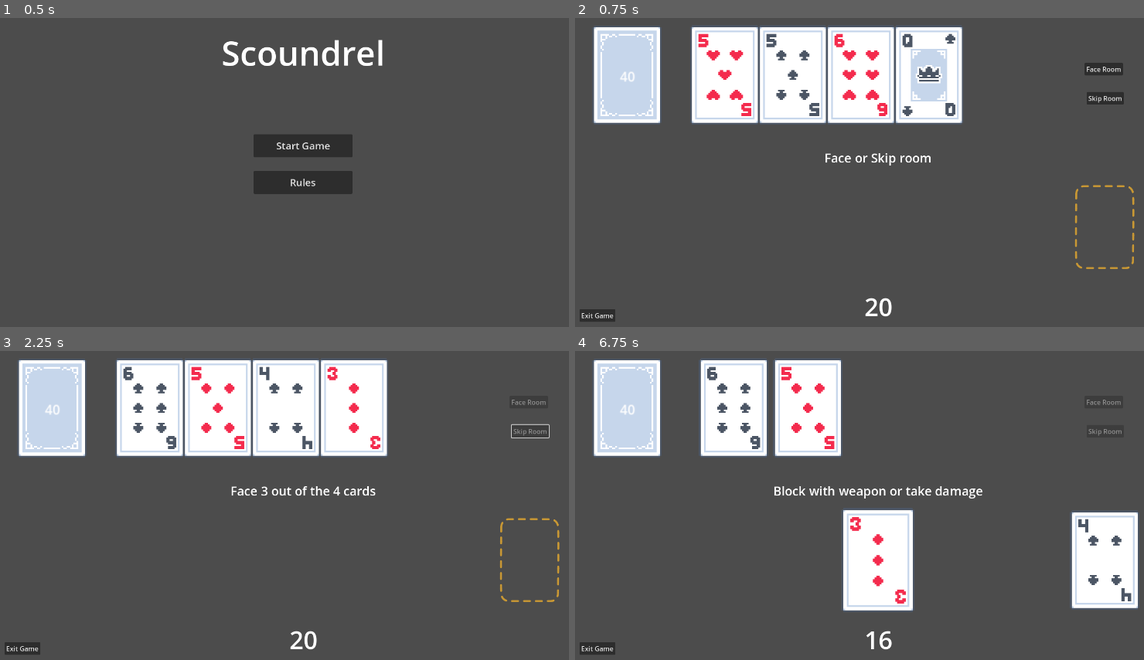
Above: before the commit, frames 1-4 (two rows, left to right).
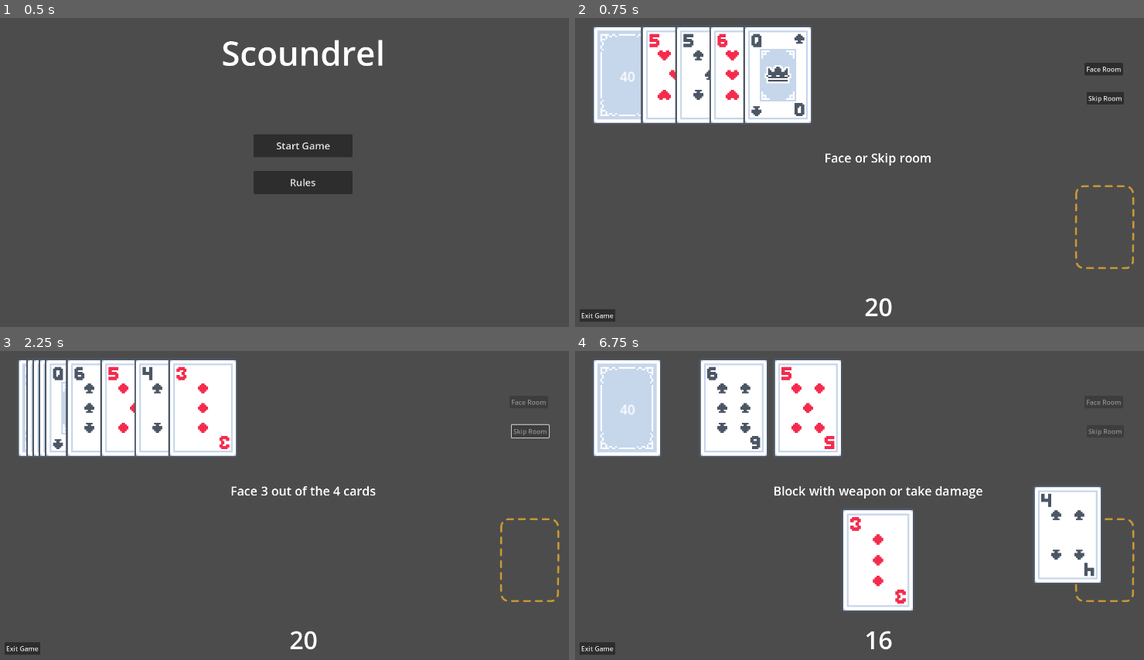
Above: after the commit, the same moments.

Repository: farns71678/GodotScoundrel
Game: Godot game, scene res://Scenes/StartScreen.tscn
Two runs of this game, one before a commit and one after it. Both use one fixed random seed, a clock stepped at 60 frames per second and the inputs below.
Inputs (mouse positions are in pixels of both pictures, inside the frame that each line leads up to):
- Up to frame 1 (0.5 s): no input
- Up to frame 2 (0.75 s): click "Start Game" at 0.5 s
- Up to frame 3 (2.25 s): click (529, 561) at 1.25 s; click "Skip Room" at 2 s
- Up to frame 4 (6.75 s): click (1104, 561) at 2.75 s; click (1104, 561) at 3.5 s; tap Enter at 4.25, 6.5 s; drag from (734, 406) to (956, 406) at 4.27 s; drag from (808, 406) to (876, 561) at 5.02 s; tap Space at 5.75 s; move the mouse to (882, 406) at 5.77 s; click (882, 406) at 5.92 s; drag from (876, 561) to (808, 406) at 6.52 s

Frame 1 is identical in both runs. In frame 2, 14% of the frame differs, in the area x 11-69%, y 2-35%; in frame 3, 14%, in the area x 4-69%, y 2-35%; in frame 4, 5.7%.

Commit message:
SFX & score

Diff:
--- a/Scenes/EndScreen.tscn
+++ b/Scenes/EndScreen.tscn
@@ -11,7 +11,7 @@
 script = ExtResource("1_gcms0")
 
 [node name="TextureRect" type="TextureRect" parent="."]
-modulate = Color(0.28, 0.2492, 0.2492, 0.68235296)
+modulate = Color(0.16, 0.1424, 0.1424, 0.827451)
 offset_right = 1500.0
 offset_bottom = 800.0
 texture = SubResource("CanvasTexture_sqcs3")
@@ -30,31 +30,43 @@
 offset_left = 492.0
 offset_top = 232.0
 offset_right = 1024.0
-offset_bottom = 357.0
+offset_bottom = 320.0
 theme_override_font_sizes/normal_font_size = 52
 text = "Game result"
 horizontal_alignment = 1
 vertical_alignment = 1
 
 [node name="StartScreenBtn" type="Button" parent="."]
-offset_left = 680.0
-offset_top = 496.0
-offset_right = 820.0
-offset_bottom = 528.0
+offset_left = 630.0
+offset_top = 568.0
+offset_right = 870.0
+offset_bottom = 618.0
+theme_override_font_sizes/font_size = 28
 theme_override_styles/normal = ExtResource("2_3gukv")
 theme_override_styles/pressed = ExtResource("3_jh5rx")
 theme_override_styles/hover = ExtResource("4_d234m")
 text = "Return to Start"
 
 [node name="PlayAgainBtn" type="Button" parent="."]
-offset_left = 680.0
-offset_top = 427.0
-offset_right = 820.0
-offset_bottom = 459.0
+offset_left = 630.0
+offset_top = 479.0
+offset_right = 870.0
+offset_bottom = 529.0
+theme_override_font_sizes/font_size = 28
 theme_override_styles/normal = ExtResource("2_3gukv")
 theme_override_styles/pressed = ExtResource("3_jh5rx")
 theme_override_styles/hover = ExtResource("4_d234m")
 text = "Play Again"
 
+[node name="ScoreLabel" type="RichTextLabel" parent="."]
+offset_left = 597.0
+offset_top = 338.0
+offset_right = 901.0
+offset_bottom = 441.0
+theme_override_font_sizes/normal_font_size = 36
+text = "Score: "
+horizontal_alignment = 1
+vertical_alignment = 1
+
 [connection signal="pressed" from="StartScreenBtn" to="." method="_on_start_screen_btn_pressed"]
 [connection signal="pressed" from="PlayAgainBtn" to="." method="_on_play_again_btn_pressed"]
--- a/Scenes/Main.tscn
+++ b/Scenes/Main.tscn
@@ -1,13 +1,15 @@
-[gd_scene load_steps=10 format=3 uid="uid://mjm66o6ka5qo"]
+[gd_scene load_steps=12 format=3 uid="uid://mjm66o6ka5qo"]
 
 [ext_resource type="Script" uid="uid://b4kyu6lsrkpyi" path="res://Scripts/card_manager.gd" id="1_pbw6q"]
 [ext_resource type="PackedScene" uid="uid://bpbhky87p60x6" path="res://Scenes/CardSlot.tscn" id="2_v1gob"]
 [ext_resource type="Script" uid="uid://gn5lggo4y6id" path="res://Scripts/player_hand.gd" id="3_jw32o"]
-[ext_resource type="Script" uid="uid://pa0nfpm380w6" path="res://Scenes/deck.gd" id="4_50glp"]
+[ext_resource type="Script" uid="uid://pa0nfpm380w6" path="res://Scripts/deck.gd" id="4_50glp"]
 [ext_resource type="Texture2D" uid="uid://ben7qqx34vpkq" path="res://assets/card_back.png" id="5_v1gob"]
-[ext_resource type="Script" uid="uid://bx15wpw56owg1" path="res://Scenes/input_manager.gd" id="6_v1gob"]
+[ext_resource type="Script" uid="uid://bx15wpw56owg1" path="res://Scripts/input_manager.gd" id="6_v1gob"]
+[ext_resource type="AudioStream" uid="uid://ddjskr0fagsqi" path="res://assets/SFX/mixkit-poker-card-flick-2002.wav" id="6_vy5pj"]
 [ext_resource type="Script" uid="uid://clh61ycejsmai" path="res://Scripts/room.gd" id="7_jw32o"]
 [ext_resource type="PackedScene" uid="uid://b6q7018lcyet7" path="res://Scenes/Discard.tscn" id="8_50glp"]
+[ext_resource type="AudioStream" uid="uid://dwhjxmkhdw6gh" path="res://assets/SFX/mixkit-poker-card-placement-2001.wav" id="10_bmxlf"]
 
 [sub_resource type="RectangleShape2D" id="RectangleShape2D_r0du0"]
 size = Vector2(156, 216)
@@ -108,6 +110,14 @@
 horizontal_alignment = 1
 vertical_alignment = 1
 
+[node name="AudioPlayer" type="Node2D" parent="."]
+
+[node name="AudioDeck" type="AudioStreamPlayer" parent="AudioPlayer"]
+stream = ExtResource("6_vy5pj")
+
+[node name="AudioCard" type="AudioStreamPlayer" parent="AudioPlayer"]
+stream = ExtResource("10_bmxlf")
+
 [connection signal="pressed" from="EndGameBtn" to="InputManager" method="_on_end_game_btn_pressed"]
 [connection signal="pressed" from="FaceRoomBtn" to="Room" method="_on_face_room_btn_pressed"]
 [connection signal="pressed" from="SkipRoomBtn" to="Room" method="_on_skip_room_btn_pressed"]
--- a/Scenes/deck.gd
+++ b/Scripts/deck.gd
@@ -1,7 +1,7 @@
 extends Node2D
 
 const CARD_SCENE_PATH = "res://Scenes/Card.tscn";
-const CARD_DRAW_SPEED = 0.2;
+const CARD_DRAW_SPEED = 0.4;
 
 var card_database = [];
 var deck = [];
@@ -87,6 +87,7 @@
 	#new_card.get_node("DefenseLabel").text = str(card_database_reference.CARDS[card_drawn][1]);
 	$"../Room".add_card_to_room_index(new_card, index, CARD_DRAW_SPEED);
 	new_card.get_node("AnimationPlayer").play("card_flip");
+	#$AudioStreamPlayer.play(0.1);
 	return true;
 
 func update_deck_size_label():
--- a/Scripts/room.gd
+++ b/Scripts/room.gd
@@ -3,7 +3,7 @@
 const CARD_WIDTH = 180;
 const ROOM_Y_POSITION = 180;
 const ROOM_X_POSITION = 400;
-const CARD_DEFAULT_SPEED = 0.1;
+const CARD_DEFAULT_SPEED = 0.2;
 const WEAPON_STACK_Y_POSITION = 550;
 const WEAPON_CARD_SIZE = 180;
 
@@ -17,6 +17,8 @@
 var weapon_stack: Array[Card] = [];
 var discard_reference;
 var deck_reference;
+var audio_card_ref;
+var audio_deck_ref;
 var instruction_label;
 var face_btn;
 var skip_btn;
@@ -31,6 +33,8 @@
 	face_btn = $"../FaceRoomBtn";
 	skip_btn = $"../SkipRoomBtn";
 	instruction_label = $"../InstuctionsLabel";
+	audio_card_ref = $"../AudioPlayer/AudioCard";
+	audio_deck_ref = $"../AudioPlayer/AudioDeck";
 	set_instruction("Face or Skip the room");
 	advance_room();
 	pass # Replace with function body.
@@ -50,18 +54,23 @@
 	else:
 		face_btn.disabled = true;
 		set_instruction("Face 3 out of the 4 cards");
+	var played_effect = false;
 	for i in range (len(room)):
 		if (room[i] == null):
 			var drawn = $"../Deck".draw_card_to_room_pos(i);
 			if (!drawn):
 				end_game(true);
 				return;
+			elif (!played_effect):
+				audio_deck_ref.play();
+				played_effect = true;
 
 func end_game(won: bool):
 	game_over = true;
 	var end_screen = preload("res://Scenes/EndScreen.tscn").instantiate();
 	var result = "You Won" if won else "You Lost";
 	end_screen.get_node("ResultLabel").text = result;
+	end_screen.get_node("ScoreLabel").text = "Score: " + str(get_score());
 	end_screen.z_index = 1000;
 	$"..".add_child(end_screen);
 
@@ -112,8 +121,8 @@
 		#var glow: WorldEnvironment = equiped_weapon.get_node("WorldEnvironment");
 		#glow.environment.glow_intensity = 2;
 	else:
+		discard_reference.add_card_to_discard_pile(card);
 		take_damage(card.value);
-		discard_reference.add_card_to_discard_pile(card);
 		return true;
 	#set_instruction("Block with weapon or take damage");
 	#print("Fought", card.card_name, ".", "New Health:\t", health);
@@ -166,6 +175,27 @@
 		@warning_ignore("integer_division")
 		pos = Vector2(center_screen - (WEAPON_CARD_SIZE - offset * i) / 2 - WEAPON_CARD_SIZE / 2, WEAPON_STACK_Y_POSITION);
 		animate_card_to_position(weapon, pos);
+
+func get_score():
+	var score = 0;
+	for i in range (len(discard_reference.discard_pile)):
+		var card = discard_reference.discard_pile[i];
+		if (card.suit == Card.SUIT.SPADE || card.suit == Card.SUIT.CLUB):
+			score += card.value;
+
+	for i in range (len(weapon_stack)):
+		var card = weapon_stack[i];
+		if (card.suit == Card.SUIT.SPADE || card.suit == Card.SUIT.CLUB):
+			score += card.value;
+
+	if (len(deck_reference.deck) == 0):
+		# won game
+		score += int($"../Health/HealthLabel".text);
+
+		for i in range (len(room)):
+			if (room[i].suit == Card.SUIT.HEART):
+				score += room[i].value;
+	return int(score);
 
 func unselect_card():
 	selected_card = -1;
@@ -196,6 +226,7 @@
 				#discard_reference.add_card_to_discard_pile(room[i]);
 
 				if (finished_play):
+					audio_card_ref.play();
 					room[i] = null;
 					unselect_card();
 
@@ -209,8 +240,9 @@
 	if (!card_is_in_room):
 		if (card == equiped_weapon && room_state == ROOM_STATE.DEFEND):
 			var reduced_damage = max(0, get_selected_card().value - equiped_weapon.value);
+			weapon_stack.push_back(get_selected_card());
 			take_damage(reduced_damage);
-			weapon_stack.push_back(get_selected_card());
+			audio_card_ref.play();
 			shift_weapon_stack();
 			room[selected_card] = null;
 			unselect_card();
@@ -227,6 +259,7 @@
 			var card = room[i];
 			#new_card.get_node("AnimationPlayer").play("card_flip");
 			card.z_index = -3;
+			audio_card_ref.play();
 			animate_card_to_position(card, deck_reference.position);
 			deck_reference.add_card_to_bottom(card.card_name);
 			room[i] = null;
@@ -243,8 +276,9 @@
 
 func _on_discard_pile_clicked():
 	if (room_state == ROOM_STATE.DEFEND):
+		audio_card_ref.play();
+		discard_reference.add_card_to_discard_pile(get_selected_card());
 		take_damage(get_selected_card().value);
-		discard_reference.add_card_to_discard_pile(get_selected_card());
 		room[selected_card] = null;
 		unselect_card();
 		room_state = ROOM_STATE.NORMAL;
--- a/assets/Resources/EndButtonNormal.tres
+++ b/assets/Resources/EndButtonNormal.tres
@@ -1,7 +1,7 @@
 [gd_resource type="StyleBoxFlat" format=3 uid="uid://uatyjwywphsv"]
 
 [resource]
-bg_color = Color(0.21, 0.1491, 0.1491, 1)
+bg_color = Color(0.48, 0.34080002, 0.34080002, 1)
 corner_radius_top_left = 3
 corner_radius_top_right = 3
 corner_radius_bottom_right = 3
Not shown: 1 places in Scenes/EndScreen.tscn that only renumber resources
Renamed: Scenes/deck.gd.uid -> Scripts/deck.gd.uid
Renamed: Scenes/input_manager.gd -> Scripts/input_manager.gd
Renamed: Scenes/input_manager.gd.uid -> Scripts/input_manager.gd.uid
Not shown, added: assets/SFX/mixkit-cards-deck-hits-1994.wav.import
Not shown, added: assets/SFX/mixkit-poker-card-flick-2002.wav.import
Not shown, added: assets/SFX/mixkit-poker-card-placement-2001.wav.import
Not shown, added: assets/SFX/mixkit-cards-deck-hits-1994.wav
Not shown, added: assets/SFX/mixkit-poker-card-flick-2002.wav
Not shown, added: assets/SFX/mixkit-poker-card-placement-2001.wav
